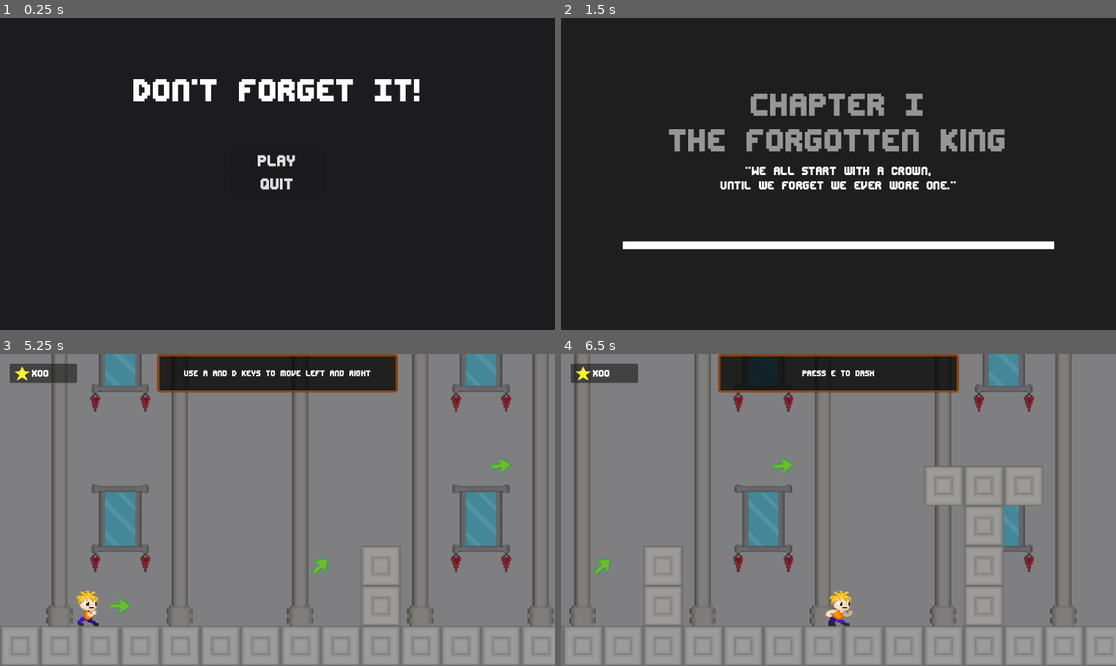
Above: before the commit, frames 1-4 (two rows, left to right).
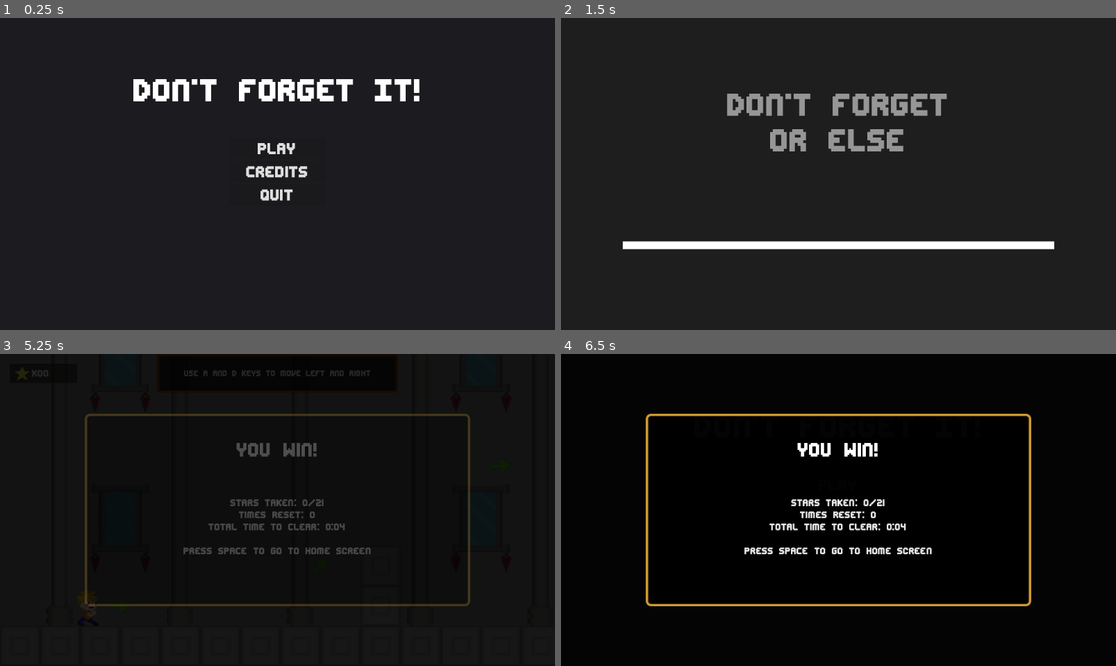
Above: after the commit, the same moments.

Repository: BhagatVedant/don-t-forget-it
Game: Godot game, scene res://main.tscn
The game is run twice, just before and just after one commit, with the same random seed, the same clock (stepped at 60 frames per second) and the same inputs. Sound files missing from this copy of the repository are replaced by a short silence.
Inputs (mouse positions are in pixels of both pictures, inside the frame that each line leads up to):
- Up to frame 1 (0.25 s): no input
- Up to frame 2 (1.5 s): click "Play" at 0.5 s; tap Enter (ui_accept) at 1.25 s; move the mouse to (810, 236) at 1.27 s; hold Right (ui_right) from 1.28 s (still down); hold Enter (ui_accept) from 1.28 s (still down); click (810, 236) at 1.42 s
- Up to frame 3 (5.25 s): tap Space (jump) at 1.52, 1.82, 2.27, 2.3, 2.57, 2.85, 3.77, 4.07, 4.52, 4.55, 4.82 s; tap V at 1.55, 2.1, 3.8, 5.1 s; move the mouse to (444, 556) at 2.02 s; release Enter (ui_accept) at 2.03 s; move the mouse to (111, 463) at 2.77 s; release Right (ui_right) at 2.78 s; hold Enter (ui_accept) 2.78-3.53 s; hold Left (ui_left) 2.78-5.03 s; move the mouse to (305, 510) at 3.52 s; tap E (dash) at 3.6 s; click (305, 510) at 3.67 s; move the mouse to (194, 432) at 4.27 s; hold Enter (ui_accept) 4.28-5.03 s; tap Escape (ui_cancel) at 4.9 s; move the mouse to (399, 494) at 5.02 s; hold Right (ui_right) from 5.03 s (still down)
- Up to frame 4 (6.5 s): keep holding Right (ui_right); tap Space (jump) at 5.27, 5.57, 5.75 s; tap Enter (ui_accept) at 5.3 s; move the mouse to (727, 525) at 5.77 s; hold Enter (ui_accept) from 5.78 s (still down); click (727, 525) at 5.92 s; tap V at 6.05 s

The runs differ from the first frame. In frame 1, 0.9% of the frame differs, in the area x 44-56%, y 40-59%; in frame 2, 5.0%; in frame 3, 100%, in the area x 0-100%, y 0-100%; in frame 4, 99%.

Commit message:
Implement victory and credits screens; reset game state on transitions

Diff:
--- a/GameOverUI.gd
+++ b/GameOverUI.gd
@@ -59,5 +59,11 @@
 	go_to_main_screen()
 
 func go_to_main_screen():
-	# Transition to main screen
-	SceneManager.transition_to("res://main.tscn")
+	# Reset game statistics when going back to start
+	SceneManager.death_count = 0
+	SceneManager.game_variables.clear()
+	StarManager.reset_stars()
+	SceneManager.start_game_timer()  # Reset the timer properly
+
+	# Transition to intro screen
+	SceneManager.transition_to("res://castle/intro_ui.tscn")
--- a/GameOverUI.tscn
+++ b/GameOverUI.tscn
@@ -1,13 +1,15 @@
-[gd_scene load_steps=3 format=3]
+[gd_scene load_steps=3 format=3 uid="uid://crrp214qn7rud"]
 
-[ext_resource type="Script" path="res://GameOverUI.gd" id="1"]
-[ext_resource type="FontFile" uid="uid://d0cp5hqqocvo7" path="res://edit-undo.brk.ttf" id="2"]
+[ext_resource type="Script" uid="uid://1mgc5uryc4ra" path="res://GameOverUI.gd" id="1"]
+[ext_resource type="FontFile" uid="uid://dbh1ktmeix3qr" path="res://edit-undo.brk.ttf" id="2"]
 
 [node name="GameOverUI" type="Control"]
 layout_mode = 3
 anchors_preset = 15
 anchor_right = 1.0
 anchor_bottom = 1.0
+grow_horizontal = 2
+grow_vertical = 2
 script = ExtResource("1")
 
 [node name="Background" type="ColorRect" parent="."]
@@ -15,6 +17,8 @@
 anchors_preset = 15
 anchor_right = 1.0
 anchor_bottom = 1.0
+grow_horizontal = 2
+grow_vertical = 2
 color = Color(0, 0, 0, 1)
 
 [node name="MainText" type="Label" parent="."]
@@ -28,6 +32,8 @@
 offset_top = -50.0
 offset_right = 400.0
 offset_bottom = 50.0
+grow_horizontal = 2
+grow_vertical = 2
 theme_override_fonts/font = ExtResource("2")
 theme_override_font_sizes/font_size = 48
 text = "You forgot everything
@@ -46,6 +52,8 @@
 offset_top = -120.0
 offset_right = 100.0
 offset_bottom = -90.0
+grow_horizontal = 2
+grow_vertical = 0
 theme_override_fonts/font = ExtResource("2")
 theme_override_font_sizes/font_size = 24
 text = "You lose"
@@ -63,6 +71,8 @@
 offset_top = -60.0
 offset_right = 150.0
 offset_bottom = -30.0
+grow_horizontal = 2
+grow_vertical = 0
 theme_override_fonts/font = ExtResource("2")
 theme_override_font_sizes/font_size = 18
 text = "[Press any button to continue]"
--- a/Player/player.gd
+++ b/Player/player.gd
@@ -18,6 +18,7 @@
 var is_dashing = false
 var can_process_input = true  # New variable to control input processing
 var tutorial_step = 0        # Current tutorial step
+var debug_v_pressed = false  # Track V key state for debug
 
 # Movement restriction variables
 var movement_disabled = false
@@ -38,6 +39,13 @@
 
 	# Only process input if allowed (not during dialogue)
 	if can_process_input:
+		# Debug: Press V to win
+		if Input.is_physical_key_pressed(KEY_V) and not debug_v_pressed:
+			debug_v_pressed = true
+			SceneManager.show_victory()
+		elif not Input.is_physical_key_pressed(KEY_V):
+			debug_v_pressed = false
+
 		# Handle Jump - only allowed from tutorial step 1 onwards and if jump not disabled
 		if Input.is_action_just_pressed("jump") and tutorial_step >= 1 and not jump_disabled:
 			if is_on_floor():
--- a/SceneManager.gd
+++ b/SceneManager.gd
@@ -4,11 +4,17 @@
 var is_transitioning := false
 var timer_ui: Control = null
 var game_over_ui: Control = null
+var victory_ui: CanvasLayer = null
 
 # Checkpoint system
 var current_checkpoint: Node2D = null
 var checkpoint_spawn_position: Vector2 = Vector2.ZERO
 var start_position: Vector2 = Vector2.ZERO  # Starting position of the level
+
+# Game state variables
+var game_variables: Dictionary = {}
+var death_count: int = 0
+var start_time: float = 0.0
 
 func _ready():
 	# Create a black rectangle that covers the whole screen
@@ -26,6 +32,14 @@
 	var game_over_scene = preload("res://GameOverUI.tscn")
 	game_over_ui = game_over_scene.instantiate()
 	add_child(game_over_ui)
+
+	# Load and add victory UI
+	var victory_scene = preload("res://VictoryUI.tscn")
+	victory_ui = victory_scene.instantiate()
+	add_child(victory_ui)
+
+	# Initialize game tracking
+	start_time = Time.get_time_dict_from_system()["hour"] * 3600 + Time.get_time_dict_from_system()["minute"] * 60 + Time.get_time_dict_from_system()["second"]
 
 func transition_to(scene_path: String, color: Color = Color.BLACK):
 	if is_transitioning:
@@ -128,3 +142,33 @@
 func show_game_over():
 	if game_over_ui:
 		game_over_ui.show_game_over()
+
+# Victory UI functions
+func show_victory():
+	if victory_ui:
+		victory_ui.show_victory()
+
+# Variable management functions
+func set_variable(var_name: String, value):
+	game_variables[var_name] = value
+
+func get_variable(var_name: String, default_value = null):
+	return game_variables.get(var_name, default_value)
+
+func has_variable(var_name: String) -> bool:
+	return var_name in game_variables
+
+# Death tracking
+func increment_death_count():
+	death_count += 1
+
+func get_death_count() -> int:
+	return death_count
+
+# Time tracking
+func start_game_timer():
+	start_time = Time.get_time_dict_from_system()["hour"] * 3600 + Time.get_time_dict_from_system()["minute"] * 60 + Time.get_time_dict_from_system()["second"]
+
+func get_play_time() -> float:
+	var current_time = Time.get_time_dict_from_system()["hour"] * 3600 + Time.get_time_dict_from_system()["minute"] * 60 + Time.get_time_dict_from_system()["second"]
+	return current_time - start_time
--- a/StarManager.gd
+++ b/StarManager.gd
@@ -17,6 +17,10 @@
 func get_star_count() -> int:
 	return star_count
 
+func get_total_stars() -> int:
+	# Return the total number of stars in the game
+	return 21  # Based on the scene structure
+
 func reset_stars():
 	star_count = 0
 	star_count_changed.emit(star_count)
--- /dev/null
+++ b/VictoryUI.gd
@@ -0,0 +1,63 @@
+extends CanvasLayer
+
+@onready var control = $Control
+@onready var panel = $Control/Panel
+@onready var label = $Control/Panel/Label
+@onready var stats_label = $Control/Panel/StatsLabel
+
+var victory_visible = false
+
+func _ready():
+	hide_victory()
+
+func _input(event):
+	if victory_visible:
+		if event is InputEventKey and event.pressed:
+			print("Key pressed: ", event.keycode)  # Debug print
+			if event.keycode == KEY_SPACE:
+				print("SPACE key detected!")  # Debug print
+				go_to_home_screen()
+		elif event.is_action_pressed("ui_accept"):
+			print("ui_accept detected!")  # Debug print
+			go_to_home_screen()
+
+func show_victory():
+	print("Showing victory screen...")  # Debug print
+	victory_visible = true
+	control.visible = true  # Show the Control node
+
+	# Get game stats
+	var stars_collected = StarManager.get_star_count()
+	var total_stars = StarManager.get_total_stars()
+	var deaths = SceneManager.get_death_count()
+	var play_time = int(SceneManager.get_play_time())
+	var minutes = int(play_time / 60.0)
+	var seconds = play_time % 60
+
+	# Set main victory message in center top
+	label.text = "You Win!"
+
+	# Set stats below the main message
+	stats_label.text = "Stars Taken: %d/%d\n" % [stars_collected, total_stars] + \
+		"Times Reset: %d\n" % deaths + \
+		"Total Time to Clear: %d:%02d\n\n" % [minutes, seconds] + \
+		"Press SPACE to go to home screen"
+
+	# Fade in effect
+	var tween = create_tween()
+	panel.modulate.a = 0.0
+	tween.tween_property(panel, "modulate:a", 1.0, 0.5)
+
+func hide_victory():
+	victory_visible = false
+	control.visible = false  # Hide the Control node
+
+func go_to_home_screen():
+	print("Going to home screen...")  # Debug print
+	# Reset game statistics
+	SceneManager.death_count = 0
+	SceneManager.game_variables.clear()
+	StarManager.reset_stars()
+	SceneManager.start_game_timer()  # Reset the timer properly
+
+	SceneManager.transition_to("res://main.tscn")
--- /dev/null
+++ b/VictoryUI.tscn
@@ -0,0 +1,98 @@
+[gd_scene load_steps=4 format=3 uid="uid://b7uo3j46ksffa"]
+
+[ext_resource type="Script" uid="uid://bwr8kyoq465b3" path="res://VictoryUI.gd" id="1_victory"]
+[ext_resource type="FontFile" uid="uid://dbh1ktmeix3qr" path="res://edit-undo.brk.ttf" id="2_font"]
+
+[sub_resource type="StyleBoxFlat" id="StyleBoxFlat_victory"]
+bg_color = Color(0, 0, 0, 0.9)
+border_width_left = 5
+border_width_top = 5
+border_width_right = 5
+border_width_bottom = 5
+border_color = Color(0.8, 0.6, 0.2, 1)
+corner_radius_top_left = 10
+corner_radius_top_right = 10
+corner_radius_bottom_right = 10
+corner_radius_bottom_left = 10
+
+[node name="VictoryUI" type="CanvasLayer"]
+layer = 100
+script = ExtResource("1_victory")
+
+[node name="Control" type="Control" parent="."]
+layout_mode = 3
+anchors_preset = 15
+anchor_right = 1.0
+anchor_bottom = 1.0
+grow_horizontal = 2
+grow_vertical = 2
+
+[node name="BlackBackground" type="ColorRect" parent="Control"]
+layout_mode = 1
+anchors_preset = 15
+anchor_right = 1.0
+anchor_bottom = 1.0
+grow_horizontal = 2
+grow_vertical = 2
+color = Color(0, 0, 0, 0.85)
+metadata/_edit_lock_ = true
+
+[node name="Panel" type="Panel" parent="Control"]
+layout_mode = 1
+anchors_preset = 8
+anchor_left = 0.5
+anchor_top = 0.5
+anchor_right = 0.5
+anchor_bottom = 0.5
+offset_left = -400.0
+offset_top = -200.0
+offset_right = 400.0
+offset_bottom = 200.0
+grow_horizontal = 2
+grow_vertical = 2
+theme_override_styles/panel = SubResource("StyleBoxFlat_victory")
+metadata/_edit_lock_ = true
+
+[node name="Label" type="Label" parent="Control/Panel"]
+layout_mode = 1
+anchors_preset = 8
+anchor_left = 0.5
+anchor_top = 0.5
+anchor_right = 0.5
+anchor_bottom = 0.5
+offset_left = -200.0
+offset_top = -150.0
+offset_right = 200.0
+offset_bottom = -100.0
+grow_horizontal = 2
+grow_vertical = 2
+theme_override_colors/font_color = Color(1, 1, 1, 1)
+theme_override_fonts/font = ExtResource("2_font")
+theme_override_font_sizes/font_size = 48
+text = "You Win!"
+horizontal_alignment = 1
+vertical_alignment = 1
+
+[node name="StatsLabel" type="Label" parent="Control/Panel"]
+layout_mode = 1
+anchors_preset = 8
+anchor_left = 0.5
+anchor_top = 0.5
+anchor_right = 0.5
+anchor_bottom = 0.5
+offset_left = -200.0
+offset_top = -80.0
+offset_right = 200.0
+offset_bottom = 150.0
+grow_horizontal = 2
+grow_vertical = 2
+theme_override_colors/font_color = Color(0.9, 0.9, 0.9, 1)
+theme_override_fonts/font = ExtResource("2_font")
+theme_override_font_sizes/font_size = 24
+text = "Stars Taken: 0/21
+Times Reset: 0
+Total Time to Clear: 0:00
+
+Press SPACE to go to home screen"
+horizontal_alignment = 1
+vertical_alignment = 1
--- a/castle/CastleRoom.gd
+++ b/castle/CastleRoom.gd
@@ -48,7 +48,7 @@
 	player.disable_input()
 
 	# Start dialogue with faster prompt timing
-	dialogue_box.start_dialogue("Where... am I? Why can't I remember anything?")
+	dialogue_box.start_dialogue("cannot remember... ugh...")
 	await dialogue_box.dialogue_finished
 
 	# Quick pause before fade
--- a/castle/CastleRoom.tscn
+++ b/castle/CastleRoom.tscn
@@ -530,7 +530,7 @@
 theme_override_colors/font_color = Color(1, 1, 1, 1)
 theme_override_fonts/font = ExtResource("5_uvwxy")
 theme_override_font_sizes/font_size = 32
-text = "Where... am I? Why can't I remember anything?"
+text = "cannot remember... ugh..."
 vertical_alignment = 1
 
 [node name="Indicator" type="Label" parent="DialogueBox/Panel"]
@@ -672,18 +672,24 @@
 
 [node name="Checkpoint5" parent="checkpoints" instance=ExtResource("12_j0tvp")]
 position = Vector2(1376, 0)
+checkpoint_level = 4
 
 [node name="Checkpoint6" parent="checkpoints" instance=ExtResource("12_j0tvp")]
 position = Vector2(2464, 0)
+checkpoint_level = 5
 
 [node name="Checkpoint7" parent="checkpoints" instance=ExtResource("12_j0tvp")]
 position = Vector2(3264, 0)
+checkpoint_level = 6
 
 [node name="Checkpoint" parent="checkpoints" instance=ExtResource("12_j0tvp")]
 position = Vector2(1856, 0)
+checkpoint_level = 7
 
 [node name="Checkpoint8" parent="checkpoints" instance=ExtResource("12_j0tvp")]
 position = Vector2(3904, -64)
+checkpoint_level = 8
+is_final_checkpoint = true
 
 [node name="strars" type="Node2D" parent="."]
 position = Vector2(912, 192)
--- a/castle/intro_ui.gd
+++ b/castle/intro_ui.gd
@@ -3,12 +3,15 @@
 var showing = true
 
 func _ready():
-	$Label.text = "CHAPTER I\nThe Forgotten King"
+	$Label.text = "Don't Forget\nOr else"
+	$Label3.text = "Make sure they dont put you back"
 	$Label2.text = "Press any key to begin"
 	$Label2.modulate.a = 0.0  # hidden at first
+	$Label3.modulate.a = 0.0  # hidden at first
 
 	var tween = create_tween()
-	tween.tween_property($Label2, "modulate:a", 1.0, 1.0).set_delay(1.5)
+	tween.tween_property($Label3, "modulate:a", 1.0, 1.0).set_delay(1.0)
+	tween.tween_property($Label2, "modulate:a", 1.0, 1.0).set_delay(2.0)
 	tween.play()
 
 func _input(event):
@@ -21,6 +24,9 @@
 	tween.tween_property($ColorRect, "modulate:a", 0.0, 0.5)
 	tween.tween_property($Label, "modulate:a", 0.0, 0.5)
 	tween.tween_property($Label2, "modulate:a", 0.0, 0.5)
+	tween.tween_property($Label3, "modulate:a", 0.0, 0.5)
 	await tween.finished
 
+	# Start the game timer when transitioning to the main game
+	SceneManager.start_game_timer()
 	SceneManager.transition_to("res://castle/CastleRoom.tscn", Color.WHITE)
--- a/castle/intro_ui.tscn
+++ b/castle/intro_ui.tscn
@@ -37,8 +37,8 @@
 offset_top = 144.0
 offset_right = 927.0
 offset_bottom = 304.0
-text = "CHAPTER I
-The Forgotten King"
+text = "Don't Forget
+Or else"
 label_settings = SubResource("LabelSettings_7a463")
 horizontal_alignment = 1
 
@@ -54,7 +54,6 @@
 offset_top = 304.0
 offset_right = 1152.0
 offset_bottom = 379.0
-text = "\"We all start with a crown,
-until we forget we ever wore one.\""
+text = "Make sure they dont put you back"
 label_settings = SubResource("LabelSettings_drduu")
 horizontal_alignment = 1
--- a/checkpoint.gd
+++ b/checkpoint.gd
@@ -5,6 +5,7 @@
 
 @export var checkpoint_level: int = 1  # Which checkpoint level this is (1, 2, etc.)
 @export var timer_duration: float = 5.5  # Time limit for each level
+@export var is_final_checkpoint: bool = false  # Set to true for the last checkpoint
 
 var is_activated = false
 var spawn_position: Vector2
@@ -80,6 +81,13 @@
 	is_activated = true
 	print("Activating checkpoint ", checkpoint_level, " at position: ", global_position)
 
+	# Track highest checkpoint reached for double jump persistence
+	var current_highest = 1
+	if SceneManager.has_variable("highest_checkpoint_reached"):
+		current_highest = SceneManager.get_variable("highest_checkpoint_reached")
+	if checkpoint_level > current_highest:
+		SceneManager.set_variable("highest_checkpoint_reached", checkpoint_level)
+
 	# Change to frame 1 (activated checkpoint)
 	sprite_2d.frame = 1
 
@@ -106,6 +114,13 @@
 	if checkpoint_level == 2:
 		print("This is checkpoint 2, granting double jump...")
 		grant_double_jump()
+
+	# Check if this is the final checkpoint - show victory screen
+	if is_final_checkpoint:
+		print("Final checkpoint reached! Showing victory screen...")
+		# Small delay for effect
+		await get_tree().create_timer(1.0).timeout
+		SceneManager.show_victory()
 
 	print("Checkpoint ", checkpoint_level, " activation complete")
 
@@ -186,17 +201,22 @@
 
 	# Give back all basic abilities
 	player_in_level.can_dash = true
-	player_in_level.can_double_jump = false  # Will be granted specifically at checkpoint 2
-
-	# Special handling: if this is checkpoint 2 or later, grant double jump
-	if checkpoint_level >= 2:
-		player_in_level.can_double_jump = true
+
+	# Check if player has unlocked double jump by checking if they've been to checkpoint 2
+	# Use SceneManager to track highest checkpoint reached
+	var has_double_jump = false
+	if SceneManager.has_variable("highest_checkpoint_reached"):
+		has_double_jump = SceneManager.get_variable("highest_checkpoint_reached") >= 2
+	elif checkpoint_level >= 2:
+		has_double_jump = true
+
+	player_in_level.can_double_jump = has_double_jump
 
 	# Enable all movement
 	player_in_level.enable_movement()
 	player_in_level.enable_jump()
 
-	print("All abilities restored!")
+	print("All abilities restored! Double jump: ", has_double_jump)
 
 func reset_player_to_checkpoint():
 	if player_in_level:
@@ -234,6 +254,9 @@
 func send_to_start():
 	print("Player sent back to start - lost all abilities")
 	current_ability_stage = 0  # Reset abilities
+
+	# Track death/memory loss
+	SceneManager.increment_death_count()
 
 	# Hide the timer
 	SceneManager.hide_timer()
--- /dev/null
+++ b/credits.gd
@@ -0,0 +1,11 @@
+extends CanvasLayer
+
+func _ready():
+	pass
+
+func _on_back_button_pressed():
+	SceneManager.transition_to("res://main.tscn")
+
+func _input(event):
+	if event.is_action_pressed("ui_cancel"):
+		SceneManager.transition_to("res://main.tscn")
--- /dev/null
+++ b/credits.tscn
@@ -0,0 +1,66 @@
+[gd_scene load_steps=3 format=3 uid="uid://bkgv7yh5x2p8w"]
+
+[ext_resource type="Script" uid="uid://b1mxcf8qvw0sr" path="res://credits.gd" id="1_credits"]
+[ext_resource type="FontFile" uid="uid://dbh1ktmeix3qr" path="res://edit-undo.brk.ttf" id="2_font"]
+
+[node name="Credits" type="CanvasLayer"]
+script = ExtResource("1_credits")
+
+[node name="ColorRect" type="ColorRect" parent="."]
+anchors_preset = 15
+anchor_right = 1.0
+anchor_bottom = 1.0
+grow_horizontal = 2
+grow_vertical = 2
+color = Color(0.109804, 0.109804, 0.12549, 1)
+
+[node name="VBoxContainer" type="VBoxContainer" parent="."]
+anchors_preset = 8
+anchor_left = 0.5
+anchor_top = 0.5
+anchor_right = 0.5
+anchor_bottom = 0.5
+offset_left = -400.0
+offset_top = -200.0
+offset_right = 400.0
+offset_bottom = 200.0
+grow_horizontal = 2
+grow_vertical = 2
+
+[node name="Title" type="Label" parent="VBoxContainer"]
+layout_mode = 2
+theme_override_fonts/font = ExtResource("2_font")
+theme_override_font_sizes/font_size = 60
+text = "Credits"
+horizontal_alignment = 1
+
+[node name="HSeparator" type="HSeparator" parent="VBoxContainer"]
+layout_mode = 2
+
+[node name="AudioCredits" type="Label" parent="VBoxContainer"]
+layout_mode = 2
+theme_override_fonts/font = ExtResource("2_font")
+theme_override_font_sizes/font_size = 24
+text = "Audio Credits:
+
+swoosh26.wav by kwahmah_02
+https://freesound.org/s/269288/
+License: Attribution 3.0
+
+Mushroom Background Music by Sunsai
+https://freesound.org/s/415804/
+License: Attribution 4.0"
+horizontal_alignment = 1
+vertical_alignment = 1
+autowrap_mode = 2
+
+[node name="HSeparator2" type="HSeparator" parent="VBoxContainer"]
+layout_mode = 2
+
+[node name="BackButton" type="Button" parent="VBoxContainer"]
+layout_mode = 2
+theme_override_fonts/font = ExtResource("2_font")
+theme_override_font_sizes/font_size = 40
+text = "Back to Main Menu"
+
+[connection signal="pressed" from="VBoxContainer/BackButton" to="." method="_on_back_button_pressed"]
--- a/main.gd
+++ b/main.gd
@@ -5,3 +5,6 @@
 
 func _on_quit_button_pressed():
 	get_tree().quit()
+
+func _on_credits_button_pressed():
+	SceneManager.transition_to("res://credits.tscn")
--- a/main.tscn
+++ b/main.tscn
@@ -1,7 +1,8 @@
-[gd_scene load_steps=3 format=3 uid="uid://bu4g6ltnvtgrq"]
+[gd_scene load_steps=4 format=3 uid="uid://bu4g6ltnvtgrq"]
 
 [ext_resource type="Script" uid="uid://cu8vrq2mdpchp" path="res://main.gd" id="1_ig7tw"]
 [ext_resource type="FontFile" uid="uid://dbh1ktmeix3qr" path="res://edit-undo.brk.ttf" id="2_zgtjw"]
+[ext_resource type="Texture2D" uid="uid://bfc5311tsicnx" path="res://iconhome.png" id="3_h2yge"]
 
 [node name="Main" type="Node2D"]
 script = ExtResource("1_ig7tw")
@@ -39,9 +40,9 @@
 anchor_right = 0.5
 anchor_bottom = 0.5
 offset_left = -100.0
-offset_top = -50.0
+offset_top = -75.0
 offset_right = 100.0
-offset_bottom = 50.0
+offset_bottom = 75.0
 grow_horizontal = 2
 grow_vertical = 2
 
@@ -51,13 +52,26 @@
 theme_override_font_sizes/font_size = 40
 text = "Play"
 
+[node name="CreditsButton" type="Button" parent="CanvasLayer/VBoxContainer"]
+layout_mode = 2
+theme_override_fonts/font = ExtResource("2_zgtjw")
+theme_override_font_sizes/font_size = 40
+text = "Credits"
+
 [node name="QuitButton" type="Button" parent="CanvasLayer/VBoxContainer"]
 layout_mode = 2
 theme_override_fonts/font = ExtResource("2_zgtjw")
 theme_override_font_sizes/font_size = 40
 text = "Quit"
 
+[node name="Iconhome" type="Sprite2D" parent="."]
+z_index = 4096
+position = Vector2(256, 432)
+scale = Vector2(12, 12)
+texture = ExtResource("3_h2yge")
+
 [connection signal="pressed" from="CanvasLayer/VBoxContainer/PlayButton" to="." method="_on_play_button_pressed"]
 [connection signal="pressed" from="CanvasLayer/VBoxContainer/PlayButton" to="." method="_on_play_pressed"]
+[connection signal="pressed" from="CanvasLayer/VBoxContainer/CreditsButton" to="." method="_on_credits_button_pressed"]
+[connection signal="pressed" from="CanvasLayer/VBoxContainer/QuitButton" to="." method="_on_quit_pressed"]
 [connection signal="pressed" from="CanvasLayer/VBoxContainer/QuitButton" to="." method="_on_quit_button_pressed"]
-[connection signal="pressed" from="CanvasLayer/VBoxContainer/QuitButton" to="." method="_on_quit_pressed"]
--- a/project.godot
+++ b/project.godot
@@ -13,7 +13,7 @@
 config/name="Don't Forget It!"
 run/main_scene="res://main.tscn"
 config/features=PackedStringArray("4.4", "Mobile")
-config/icon="res://icon.svg"
+config/icon="uid://bhuikcxqj3fxf"
 
 [autoload]
 
Not shown, added: VictoryUI.gd.uid
Not shown, added: credits.gd.uid
Binary file added: icon.ase
Binary file added: icon.png
Not shown, added: icon.png.import
Binary file added: iconhome.png
Not shown, added: iconhome.png.import
